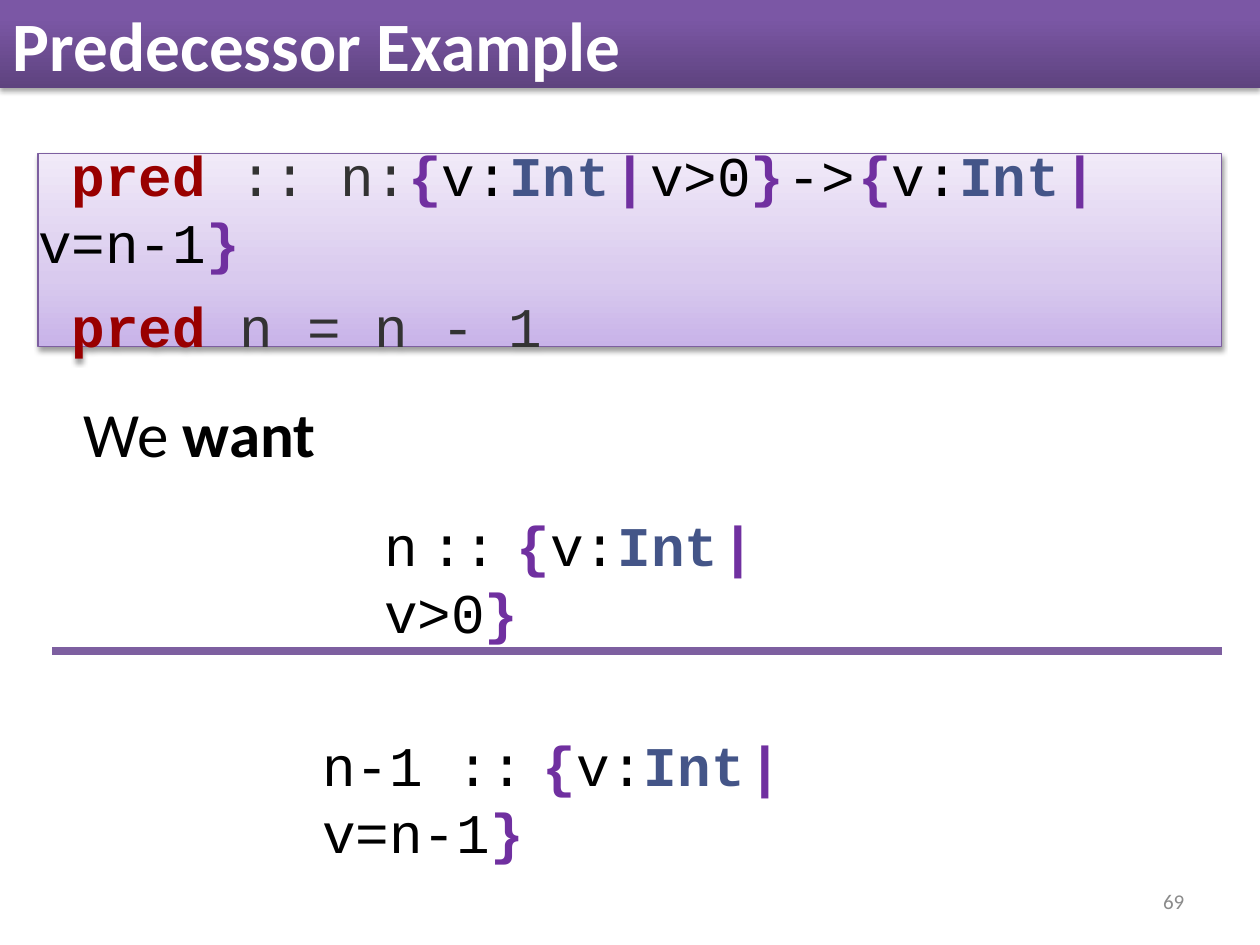
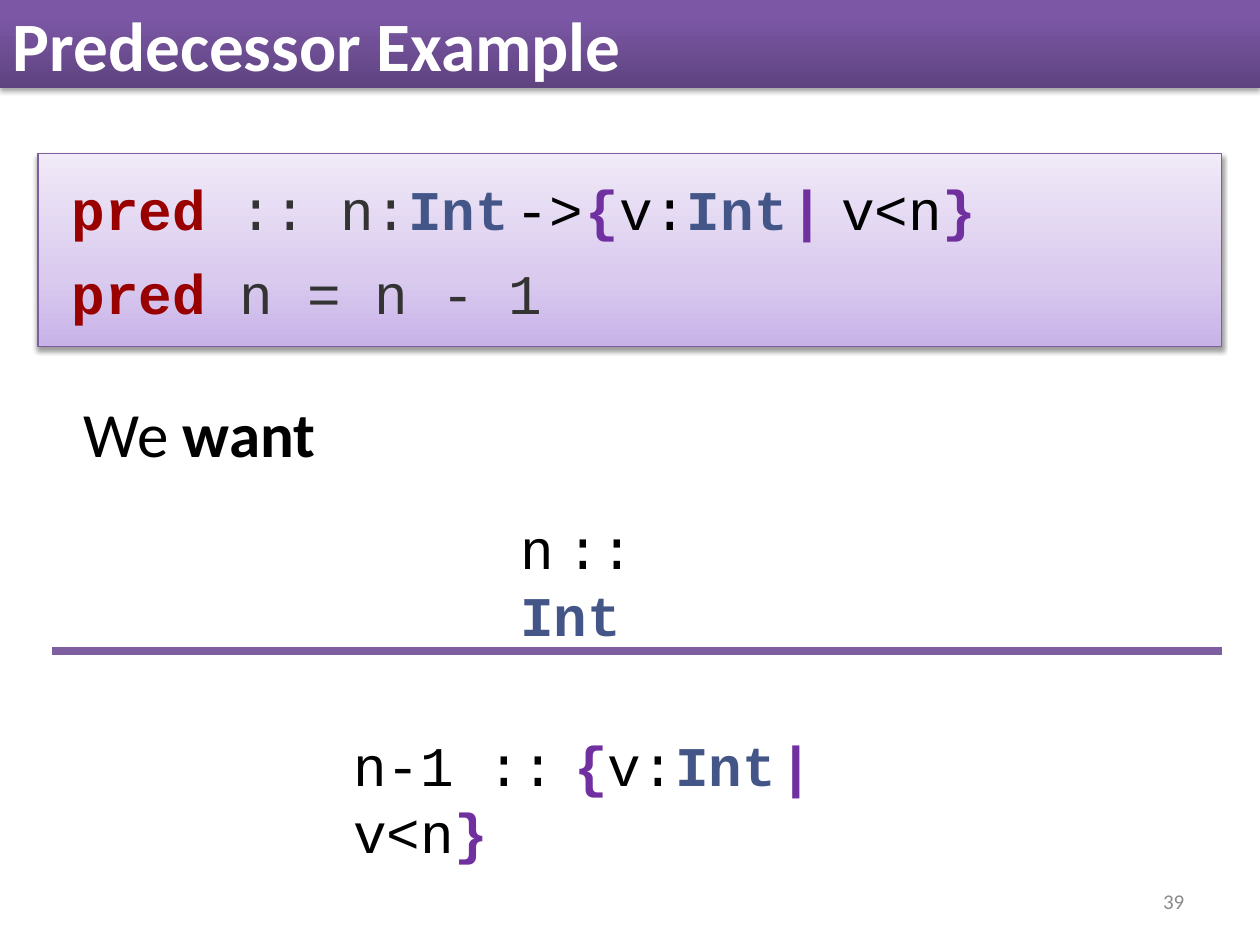
Before and after one commit to nikivazou/research_exam, a slide deck: slide 39 of slides/Research_Exam.pptx (slide 69 before the commit). Drawn at 1260x945 pixels with LibreOffice and Linux fonts; fonts in the diff are those of the drawing. Boxes give left, top, right and bottom in pixels: in the first picture for what was removed or moved away, otherwise in the second. Text is boxed around its words. In the diff, an @@ line names an element or a change of style, - is before the commit and + after.

```diff
--- a/slides/Research_Exam.pptx
+++ b/slides/Research_Exam.pptx
@@ text in rectangle at (x1=72, y1=190, x2=976, y2=242): text changed; bold on @@
-pred :: n:{v:Int | v>0} -> {v:Int | v=n-1}
+pred :: n:Int -> {v:Int | v<n}
@@ text at (x1=520, y1=539, x2=621, y2=651): text changed @@
-n :: {v:Int | v>0}
+n :: Int
@@ text at (x1=353, y1=746, x2=776, y2=865): text changed @@
-n-1 :: {v:Int | v=n-1}
+n-1 :: {v:Int | v<n}
@@ page number at (x1=1163, y1=895, x2=1184, y2=909): text changed @@
-69
+39
```
Also in this commit, not shown: 55 other slides changed, 8 slides added, 34 slides removed, 1 other file.
